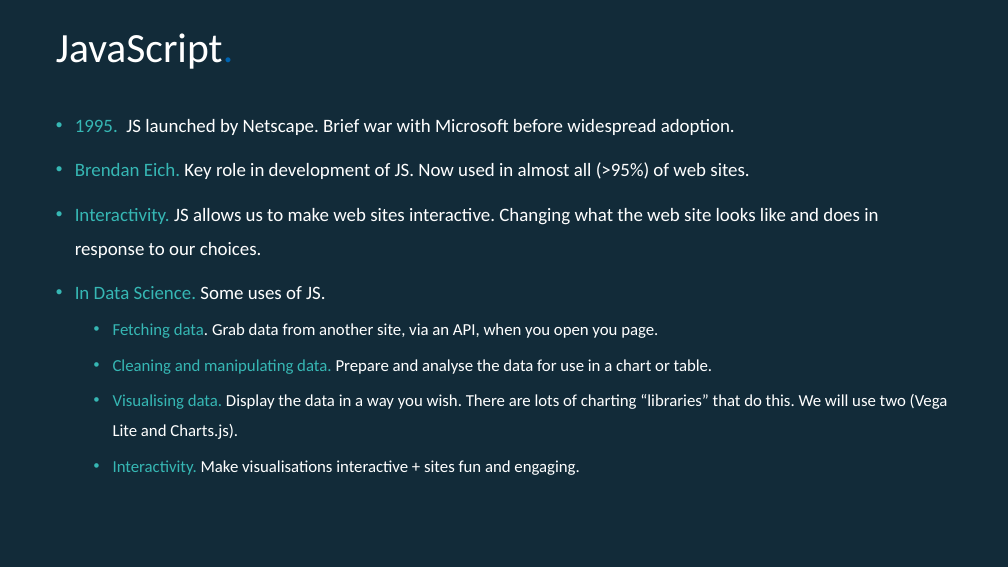
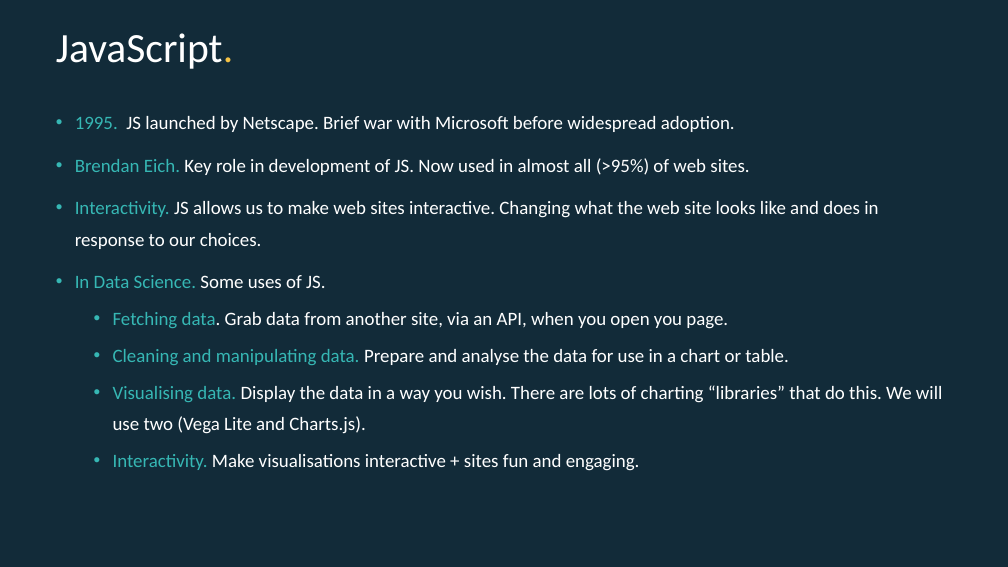
Before and after one commit to EconomicsObservatory/courses, a slide deck: slide 11 of 2/2_Building_your_first_website.pptx. Drawn at 1008x567 pixels with LibreOffice and Linux fonts; fonts in the diff are those of the drawing. Boxes give left, top, right and bottom in pixels: in the first picture for what was removed or moved away, otherwise in the second. Text is boxed around its words. In the diff, an @@ line names an element or a change of style, - is before the commit and + after.

```diff
--- a/2/2_Building_your_first_website.pptx
+++ b/2/2_Building_your_first_website.pptx
@@ title "JavaScript." at [56, 33, 233, 69]: text colour #0063AF to #F4C245 in "JavaScript." @@
@@ text "1995. JS launched by Netscape. ..." at [75, 116, 942, 471]: size 16 to 18 pt in "Fetching data. Grab data from another site, ...", "Cleaning and manipulating data. Prepare and analyse ...", "Visualising data. Display the data in a ...", "Interactivity. Make visualisations interactive + sites fun ..."; line spacing 1.5 to 1.4 @@
```
Also in this commit, not shown: 14 other slides changed, 5 slides added, 2 slides removed, 2 other files.
